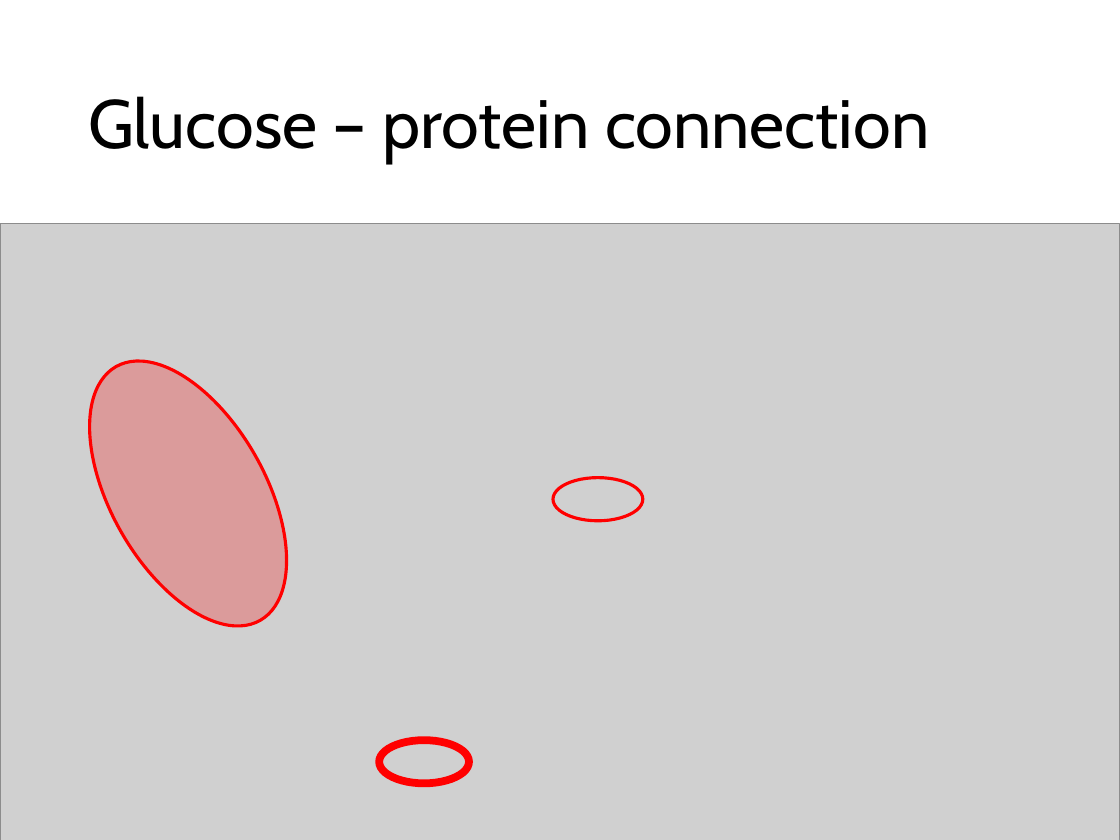
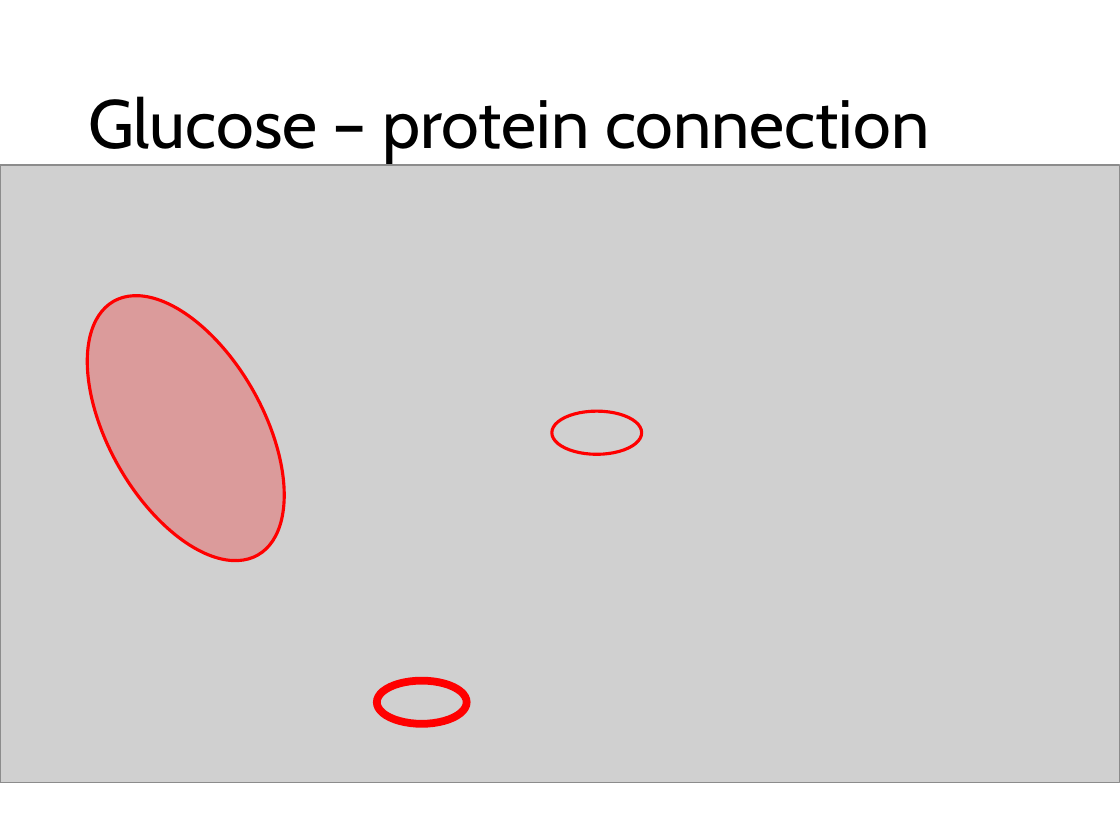
Before and after one commit to nvalexander/dissertation, a slide deck: slide 38 of defense.pptx. Drawn at 1120x840 pixels with LibreOffice and Linux fonts; fonts in the diff are those of the drawing; grey boxes stand for pictures. Boxes give left, top, right and bottom in pixels: in the first picture for what was removed or moved away, otherwise in the second. Text is boxed around its words. In the diff, an @@ line names an element or a change of style, - is before the commit and + after.

```diff
--- a/defense.pptx
+++ b/defense.pptx
@@ picture: place and size @@
-picture at [0, 224, 1120, 840]
+picture at [0, 165, 1120, 782]
@@ ellipse: place and size @@
-ellipse at [49, 328, 328, 659]
+ellipse at [47, 263, 325, 594]
@@ ellipse: place and size @@
-ellipse at [553, 477, 643, 521]
+ellipse at [552, 411, 642, 455]
@@ ellipse: place and size @@
-ellipse at [380, 740, 469, 784]
+ellipse at [376, 681, 466, 725]
```
Also in this commit, not shown: 3 other slides changed, 4 slides added.
